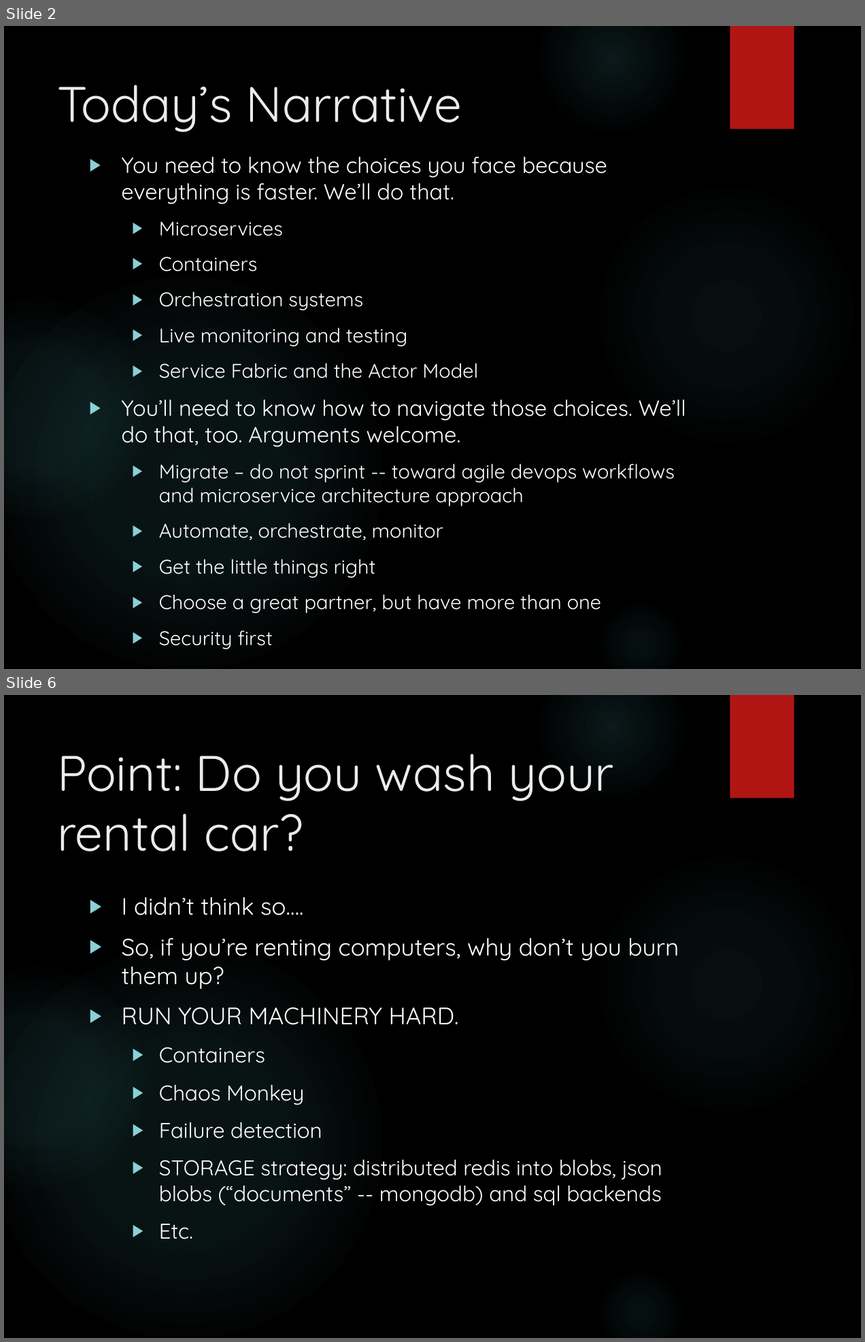
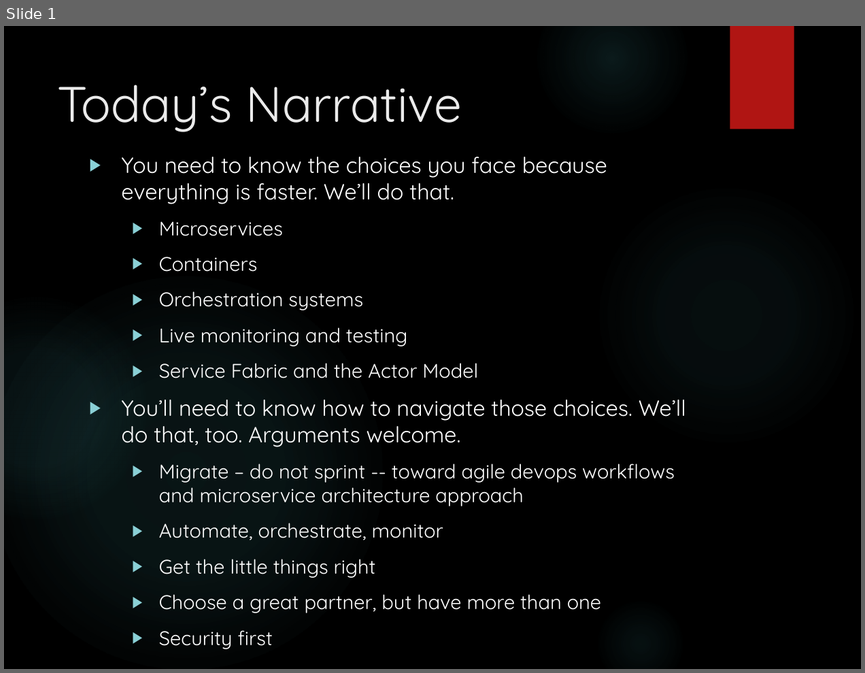
Before and after one commit to arif-aigonix/leap2015, a slide deck: Cloud and Distributed Architecture Overview.pptx. Shown one above the other, each under a label of ours: slides 2 and 6 before the commit, slide 1 after it; the slides between them are not shown. The pictures are 865x1342 and 865x673 pixels, drawn with LibreOffice and Linux fonts; fonts in the diff are those of the drawing; background and template pictures are left out. Boxes give left, top, right and bottom in pixels: in the first picture for what was removed or moved away, otherwise in the second. Text is boxed around its words. In the diff, an @@ line names an element or a change of style, - is before the commit and + after.

```diff
--- a/Cloud and Distributed Architecture Overview.pptx
+++ b/Cloud and Distributed Architecture Overview.pptx
@@ slide 6 removed at bbox=[4, 695, 861, 1338], background picture (left out); not listed: 6 template elements that a slide beside it also shows @@
@@ title removed at bbox=[57, 753, 614, 851] @@
-Point: Do you wash your rental car?
@@ text removed at bbox=[122, 897, 679, 1239] @@
-▶ I didn’t think so….
-▶ So, if you’re renting computers, why don’t you burn them up?
-▶ RUN YOUR MACHINERY HARD.
-  ▶ Containers
-  ▶ Chaos Monkey
-  ▶ Failure detection
-  ▶ STORAGE strategy: distributed redis into blobs, json blobs (“documents” -- mongodb) and sql backends
-  ▶ Etc.
@@ what was slide 2 is now slide 1 @@
```
Also in this commit, not shown: 14 other slides removed, 4 other files.
